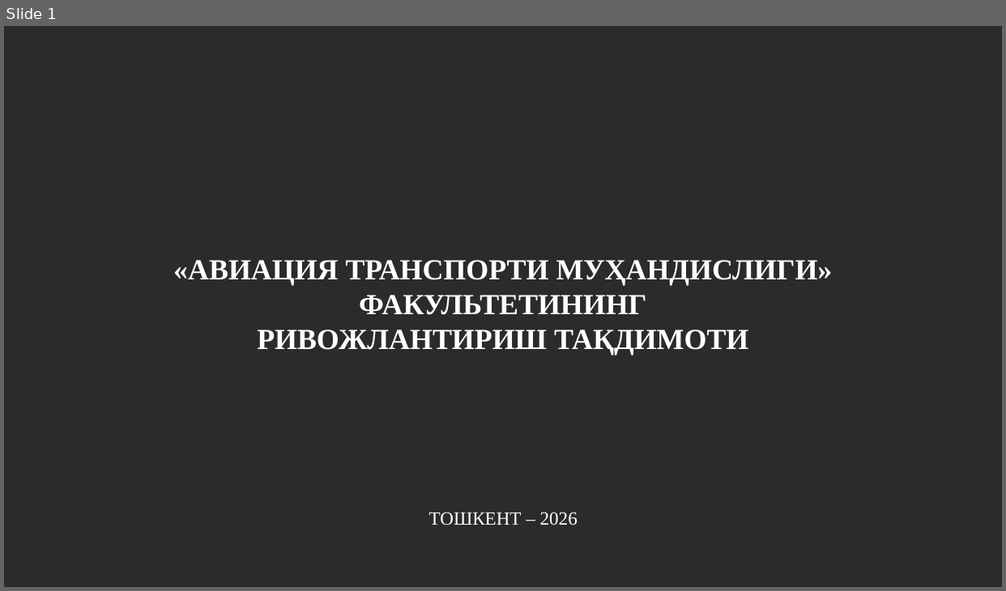
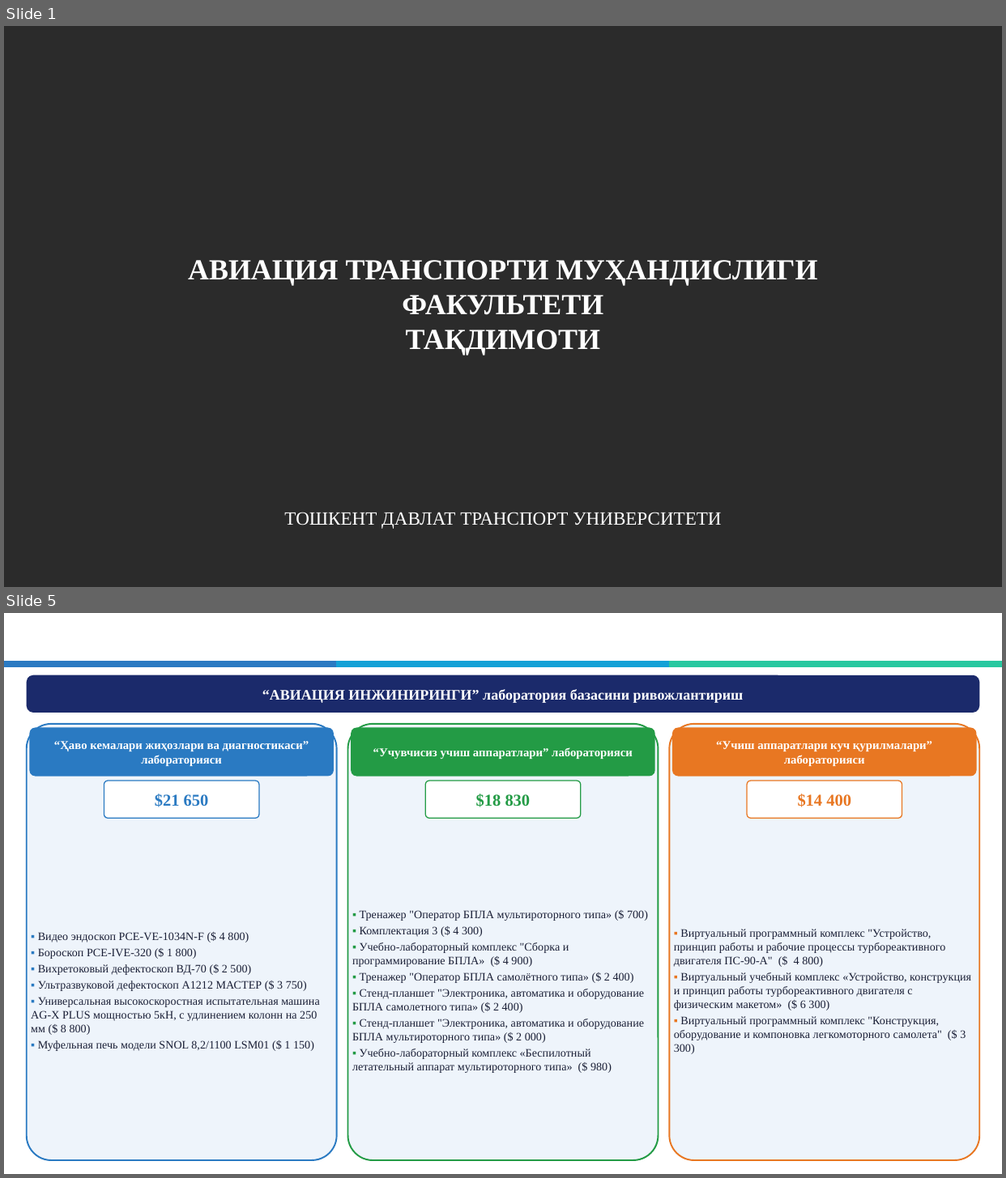
Before and after one commit to Dauitbay/Dauitbay, a slide deck: AVIACIYA_fakulteti_taqdimoti.pptx. Shown one above the other, each under a label of ours: slide 1 before the commit, slides 1 and 5 after it; the slides between them are not shown. The pictures are 1006x591 and 1006x1178 pixels, drawn with LibreOffice and Linux fonts; fonts in the diff are those of the drawing; background and template pictures are left out; a plain dark background stands for a picture behind light text. Boxes give left, top, right and bottom in pixels: in the first picture for what was removed or moved away, otherwise in the second. Text is boxed around its words. In the diff, an @@ line names an element or a change of style, - is before the commit and + after.

```diff
--- a/AVIACIYA_fakulteti_taqdimoti.pptx
+++ b/AVIACIYA_fakulteti_taqdimoti.pptx
@@ slide 5 added at bbox=[4, 613, 1002, 1174], background #FFFFFF @@
@@ title added at bbox=[27, 615, 745, 658], 14.5 pt, text #FFFFFF, bold @@
+ФАКУЛЬТЕТНИНГ ЛАБОРАТОРИЯ БАЗАСИГА ХАРИД ҚИЛИНАДИГАН ЖИҲОЗЛАР
@@ rectangle added at bbox=[4, 661, 337, 667], fill #2A7AC2, outline #2A7AC2 1 pt @@
@@ rectangle added at bbox=[336, 661, 670, 667], fill #14A1D6, outline #14A1D6 1 pt @@
@@ rectangle added at bbox=[670, 661, 1002, 667], fill #28C8A0, outline #28C8A0 1 pt @@
@@ rounded rectangle added at bbox=[27, 675, 979, 713], fill #1B2A6B, 14 pt, text #FFFFFF, bold @@
+“АВИАЦИЯ ИНЖИНИРИНГИ” лаборатория базасини ривожлантириш
@@ rounded rectangle added at bbox=[27, 724, 336, 1161], fill #EEF4FB, outline #2A7AC2 1.5 pt @@
@@ rounded rectangle added at bbox=[29, 727, 334, 776], fill #2A7AC2, 11.5 pt, text #FFFFFF, bold @@
+“Ҳаво кемалари жиҳозлари ва диагностикаси” лабораторияси
@@ rounded rectangle added at bbox=[347, 724, 658, 1161], fill #EEF4FB, outline #239B45 1.5 pt @@
@@ rounded rectangle added at bbox=[351, 727, 654, 776], fill #239B45, 11.5 pt, text #FFFFFF, bold @@
+“Учувчисиз учиш аппаратлари” лабораторияси
@@ rounded rectangle added at bbox=[670, 724, 979, 1161], fill #EEF4FB, outline #E87722 1.5 pt @@
@@ rounded rectangle added at bbox=[672, 727, 977, 776], fill #E87722, 11.5 pt, text #FFFFFF, bold @@
+“Учиш аппаратлари куч қурилмалари” лабораторияси
@@ rounded rectangle added at bbox=[104, 781, 259, 818], fill #FFFFFF, outline #2A7AC2 1 pt, 16 pt, text #2A7AC2, bold @@
+$21 650
@@ rounded rectangle added at bbox=[425, 781, 581, 818], fill #FFFFFF, outline #239B45 1 pt, 16 pt, text #239B45, bold @@
+$18 830
@@ rounded rectangle added at bbox=[748, 781, 902, 818], fill #FFFFFF, outline #E87722 1 pt, 16 pt, text #E87722, bold @@
+$14 400
@@ text added at bbox=[352, 910, 648, 1073], 11 pt, text #1A1F36 @@
+▪ Тренажер "Оператор БПЛА мультироторного типа» ($ 700)
+▪ Комплектация 3 ($ 4 300)
+▪ Учебно-лабораторный комплекс "Сборка и программирование БПЛА» ($ 4 900)
+▪ Тренажер "Оператор БПЛА самолётного типа» ($ 2 400)
+▪ Стенд-планшет "Электроника, автоматика и оборудование БПЛА самолетного типа» ($ 2 400)
+▪ Стенд-планшет "Электроника, автоматика и оборудование БПЛА мультироторного типа» ($ 2 000)
+▪ Учебно-лабораторный комплекс «Беспилотный летательный аппарат мультироторного типа» ($ 980)
@@ text added at bbox=[31, 932, 319, 1051], 11 pt, text #1A1F36 @@
+▪ Видео эндоскоп PCE-VE-1034N-F ($ 4 800)
+▪ Бороскоп PCE-IVE-320 ($ 1 800)
+▪ Вихретоковый дефектоскоп ВД-70 ($ 2 500)
+▪ Ультразвуковой дефектоскоп А1212 МАСТЕР ($ 3 750)
+▪ Универсальная высокоскоростная испытательная машина AG-X PLUS мощностью 5кН, с удлинением колонн на 250 мм ($ 8 800)
+▪ Муфельная печь модели SNOL 8,2/1100 LSM01 ($ 1 150)
@@ text added at bbox=[674, 929, 971, 1054], 11 pt, text #1A1F36 @@
+▪ Виртуальный программный комплекс "Устройство, принцип работы и рабочие процессы турбореактивного двигателя ПС-90-А" ($ 4 800)
+▪ Виртуальный учебный комплекс «Устройство, конструкция и принцип работы турбореактивного двигателя с физическим макетом» ($ 6 300)
+▪ Виртуальный программный комплекс "Конструкция, оборудование и компоновка легкомоторного самолета" ($ 3 300)
@@ slide 1 changed as well @@
@@ title at bbox=[188, 260, 817, 355]: text changed @@
-«АВИАЦИЯ ТРАНСПОРТИ МУҲАНДИСЛИГИ» ФАКУЛЬТЕТИНИНГ
-РИВОЖЛАНТИРИШ ТАҚДИМОТИ
+АВИАЦИЯ ТРАНСПОРТИ МУҲАНДИСЛИГИ ФАКУЛЬТЕТИ
+ТАҚДИМОТИ
@@ text at bbox=[284, 512, 721, 529]: text changed @@
-ТОШКЕНТ – 2026
+ТОШКЕНТ ДАВЛАТ ТРАНСПОРТ УНИВЕРСИТЕТИ
```
Also in this commit, not shown: 6 other slides changed, 8 other slides added, 7 slides removed, 1 other file.
